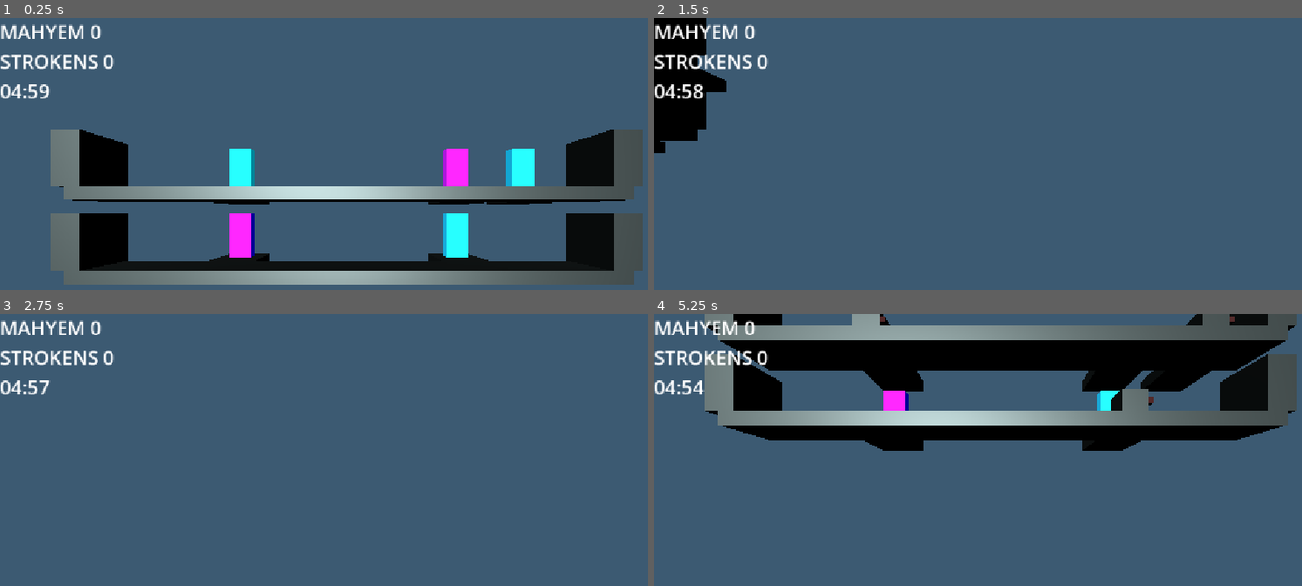
Above: before the commit, frames 1-4 (two rows, left to right).
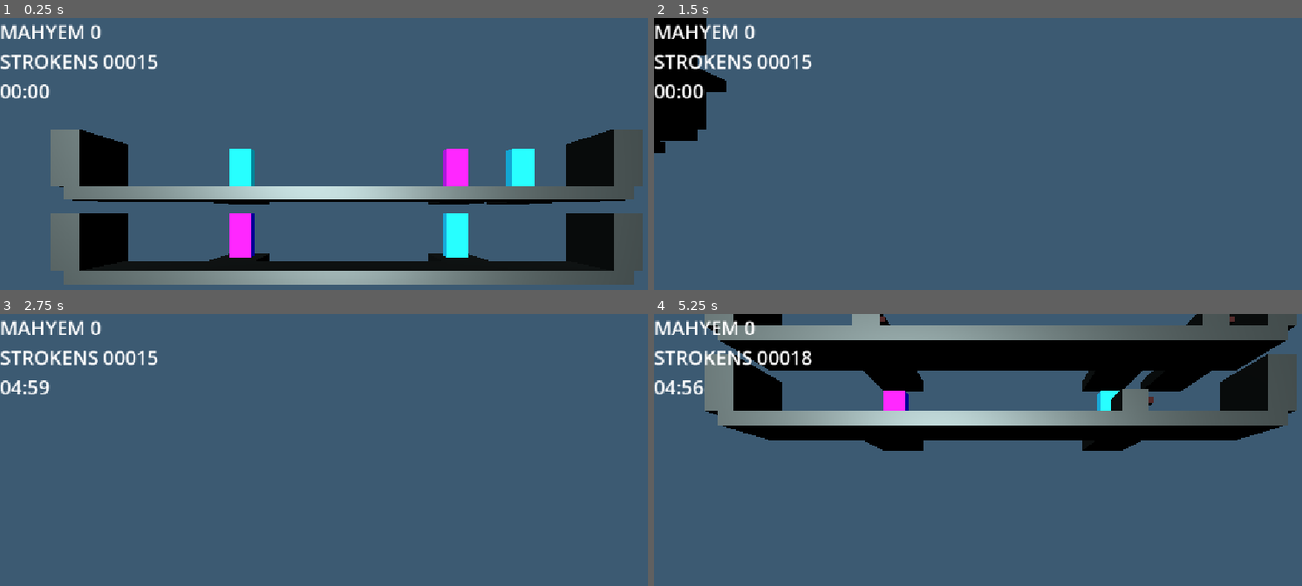
Above: after the commit, the same moments.

Repository: paolomorettin/ai-strikes
Game: Godot game, scene res://src/game.tscn
Same seed, same stepped clock (60 frames per second), same inputs: the game is played once before the commit and once after it.
Inputs (mouse positions are in pixels of both pictures, inside the frame that each line leads up to):
- Up to frame 1 (0.25 s): no input
- Up to frame 2 (1.5 s): tap Enter at 0.5 s; move the mouse to (1159, 194) at 0.52 s; press the mouse at (1159, 194) at 0.53 s; hold D (right) 0.53-1.28 s; move the mouse to (861, 232) at 1.27 s; release the mouse at (861, 232) at 1.28 s; hold S (down) from 1.28 s (still down); tap Mouse wheel up (zoom_in) at 1.35 s
- Up to frame 3 (2.75 s): tap Space at 2 s; move the mouse to (421, 422) at 2.02 s; release S (down) at 2.03 s; hold D (right) from 2.03 s (still down); hold Mouse wheel down (zoom_out) from 2.03 s (still down)
- Up to frame 4 (5.25 s): tap Enter at 2.75 s; move the mouse to (outside the picture) at 2.77 s; release D (right) at 2.78 s; release Mouse wheel down (zoom_out) at 2.78 s; hold W (up) 2.78-3.53 s; click (outside the picture) at 2.85 s; tap Space at 3.5 s; move the mouse to (1211, 569) at 3.52 s; hold Mouse wheel up (zoom_in) 3.53-4.28 s; hold A (left) 3.53-5.03 s; move the mouse to (796, 450) at 4.27 s; tap Mouse wheel down (zoom_out) at 4.35 s; move the mouse to (1036, 509) at 5.02 s; press the mouse at (1036, 509) at 5.03 s; hold S (down) from 5.03 s (still down)

The runs differ from the first frame. In frame 1, 0.3% of the frame differs, in the area x 1-25%, y 13-30%; in frame 2, 0.3%; in frame 3, 0.3%; in frame 4, 0.3%.

Commit message:
strokens per second

Diff:
--- a/src/game.gd
+++ b/src/game.gd
@@ -1,15 +1,21 @@
 class_name Game
 extends Node3D
 
-@export var game_time: float = 300.0
-@export var initial_strokens: int = 0
 @export var player: Player
 
+@export var startup_delay: float = 2.0 # s
+
+@export var initial_time: float = 300.0 # s
+@export var initial_strokens: float = Wheelchair.strike_cost
+@export var strokens_per_second: float = 1.0 # 1/s
+
+
 var game_timer: Timer
+var strokens_timer: Timer
 var game_ui: GameUI
 
 var mayhem: int = 0
-var strokens: int = initial_strokens
+var strokens: float = initial_strokens
 
 func game_over() -> void:
 	queue_free()
@@ -22,9 +28,23 @@
 	game_timer = Timer.new()
 	add_child(game_timer)
 	game_timer.one_shot = true
-	game_timer.wait_time = game_time
+	game_timer.wait_time = initial_time
 	game_timer.timeout.connect(game_over)
-	game_timer.start()
+	#game_timer.start()
+
+	strokens_timer = Timer.new()
+	add_child(strokens_timer)
+	strokens_timer.one_shot = false
+	strokens_timer.wait_time = 1.0 / strokens_per_second
+	strokens_timer.timeout.connect(func (): strokens += 1)
+	#strokens_timer.start()
 
 	game_ui = preload("res://src/ui/game_ui.tscn").instantiate()
 	add_child(game_ui)
+
+	var initial_timer = get_tree().create_timer(startup_delay)
+	initial_timer.timeout.connect(
+		func():
+			game_timer.start()
+			strokens_timer.start()
+	)
--- a/src/people/wheelchair.gd
+++ b/src/people/wheelchair.gd
@@ -54,7 +54,7 @@
 func strike() -> bool:
 	if current_state == State.OVERRIDE or current_state == State.STRIKE:
 		return false
-	elif current_state == State.ROTATE:
+	elif current_state == State.ROTATE and not strike_buffered:
 		strike_buffered = true
 		return true
 	else:
--- a/src/ui/game_ui.gd
+++ b/src/ui/game_ui.gd
@@ -24,7 +24,7 @@
 
 func _process(delta: float) -> void:
 	mayhem_label.text = "MAHYEM " + str(game.mayhem)
-	strokens_label.text = "STROKENS " + str(game.strokens)
+	strokens_label.text = "STROKENS %05d" % int(game.strokens)
 	var minutes: int = int(game.game_timer.time_left) / 60
 	var seconds: int = int(game.game_timer.time_left) % 60
 	timer_label.text = ("%02d" % minutes) + ":" + ("%02d" % seconds)
